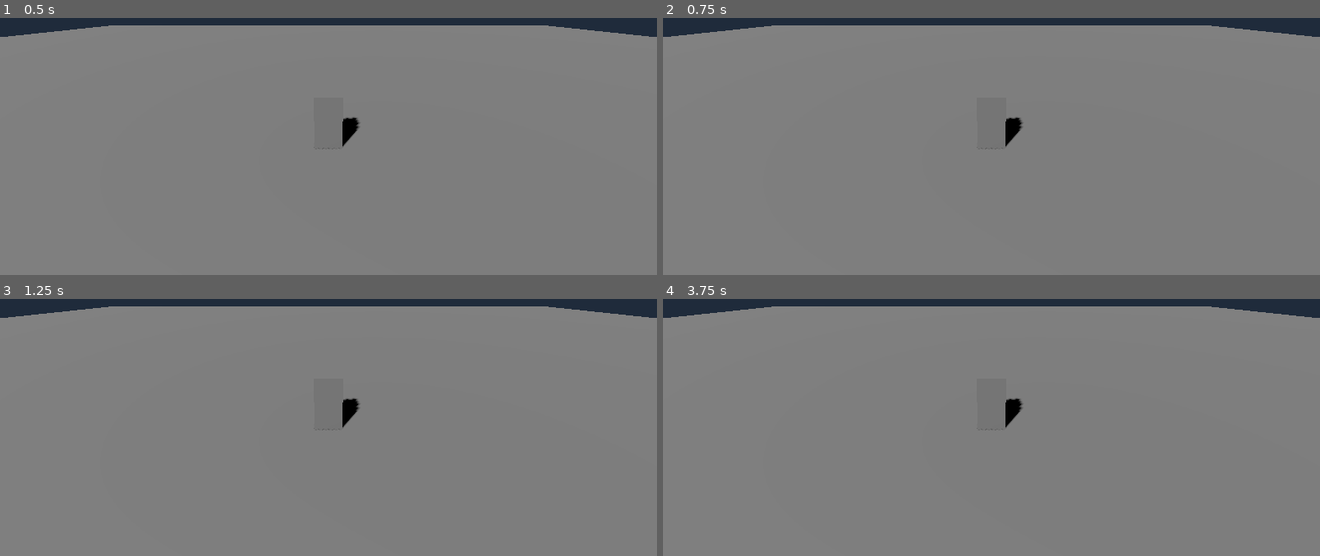
Above: before the commit, frames 1-4 (two rows, left to right).
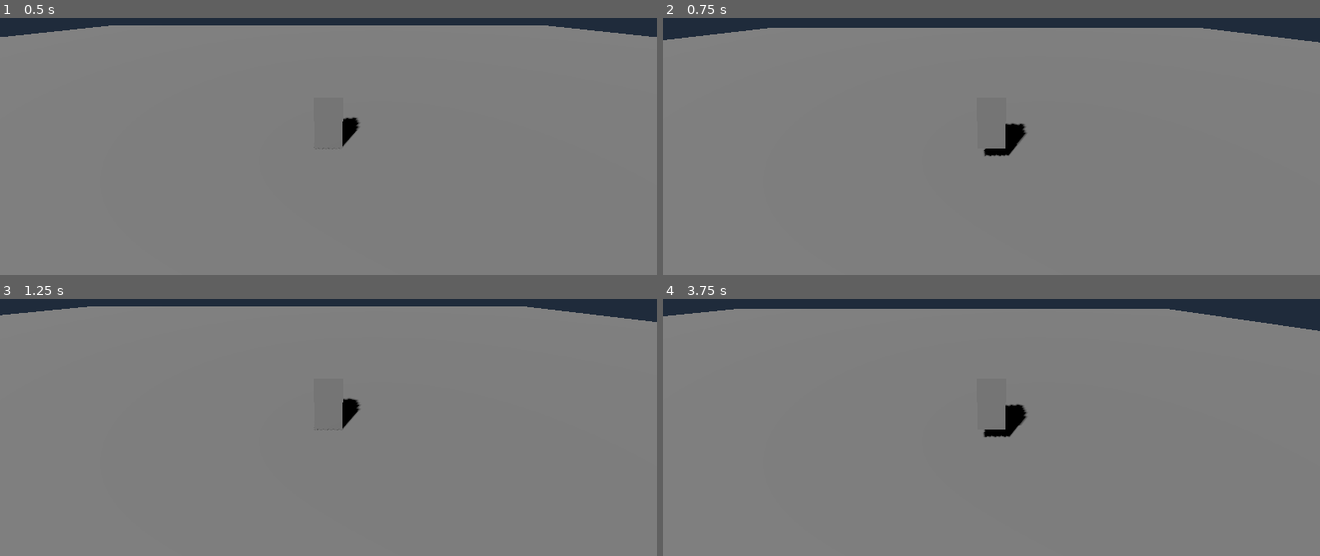
Above: after the commit, the same moments.

Repository: anirudhadebbarma031214-commits/ATA-1
Game: Godot game, scene res://scenes/main.tscn
The game is run twice, just before and just after one commit, with the same random seed, the same clock (stepped at 60 frames per second) and the same inputs.
Inputs:
- Up to frame 1 (0.5 s): no input
- Up to frame 2 (0.75 s): tap Enter at 0.5 s; hold D from 0.53 s (still down); hold Space from 0.53 s (still down)
- Up to frame 3 (1.25 s): keep holding D; keep holding Space
- Up to frame 4 (3.75 s): release D at 1.28 s; release Space at 1.28 s; hold S 1.28-2.03 s; tap Space at 1.35, 1.52, 1.82, 2.85, 3.02, 3.32 s; hold D 2.03-2.78 s; hold Space 2.03-2.78 s; hold W 2.78-3.53 s; hold A from 3.53 s (still down); hold Space from 3.53 s (still down)

Frame 1 is identical in both runs. In frame 2, 1.4% of the frame differs, in the area x 0-100%, y 2-54%; in frame 3, 0.4%; in frame 4, 1.8%.

Commit message:
Make player controls work without custom input setup

Diff:
--- a/scripts/player.gd
+++ b/scripts/player.gd
@@ -8,11 +8,14 @@
     if not is_on_floor():
         velocity.y -= gravity * delta
 
-    if Input.is_action_just_pressed("jump") and is_on_floor():
-        velocity.y = jump_velocity
+    if Input.is_key_pressed(KEY_SPACE) and is_on_floor():
+        if not _jump_was_pressed:
+            velocity.y = jump_velocity
+    _jump_was_pressed = Input.is_key_pressed(KEY_SPACE)
 
-    var input_dir := Input.get_vector("move_left", "move_right", "move_forward", "move_back")
-    var direction := Vector3(input_dir.x, 0.0, input_dir.y).normalized()
+    var x_input := float(Input.is_key_pressed(KEY_D) or Input.is_key_pressed(KEY_RIGHT)) - float(Input.is_key_pressed(KEY_A) or Input.is_key_pressed(KEY_LEFT))
+    var z_input := float(Input.is_key_pressed(KEY_S) or Input.is_key_pressed(KEY_DOWN)) - float(Input.is_key_pressed(KEY_W) or Input.is_key_pressed(KEY_UP))
+    var direction := Vector3(x_input, 0.0, z_input).normalized()
 
     if direction.length() > 0.0:
         velocity.x = direction.x * move_speed
@@ -22,3 +25,5 @@
         velocity.z = move_toward(velocity.z, 0.0, move_speed)
 
     move_and_slide()
+
+var _jump_was_pressed: bool = false
